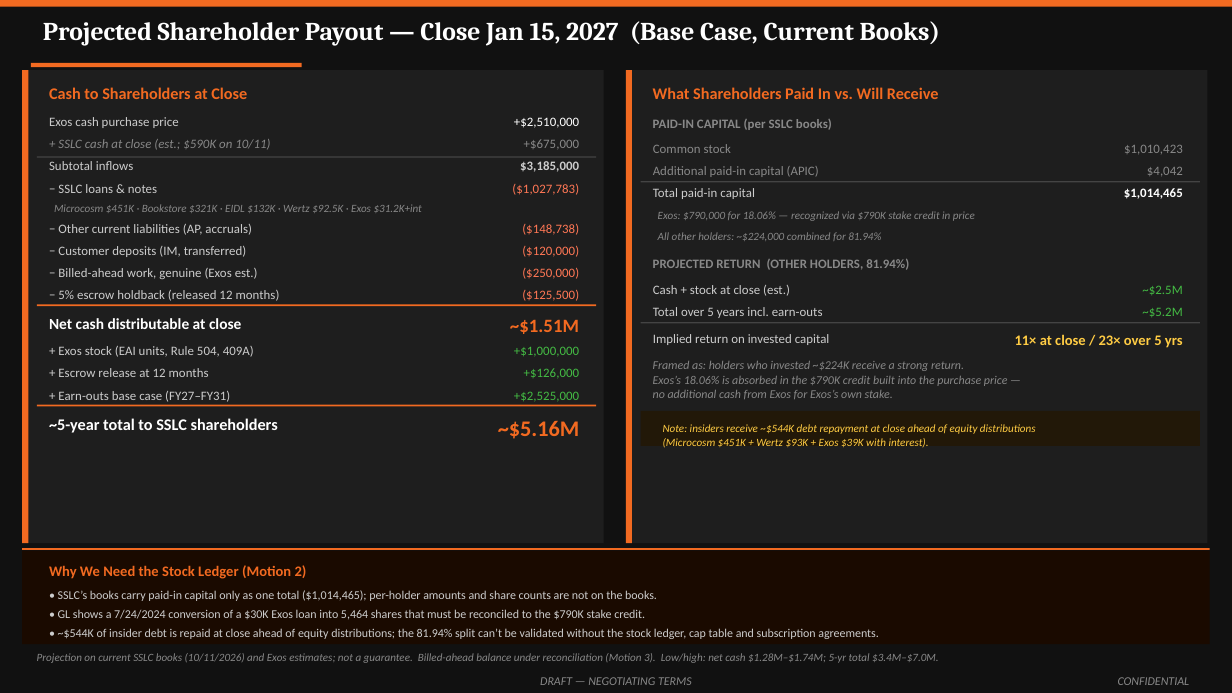
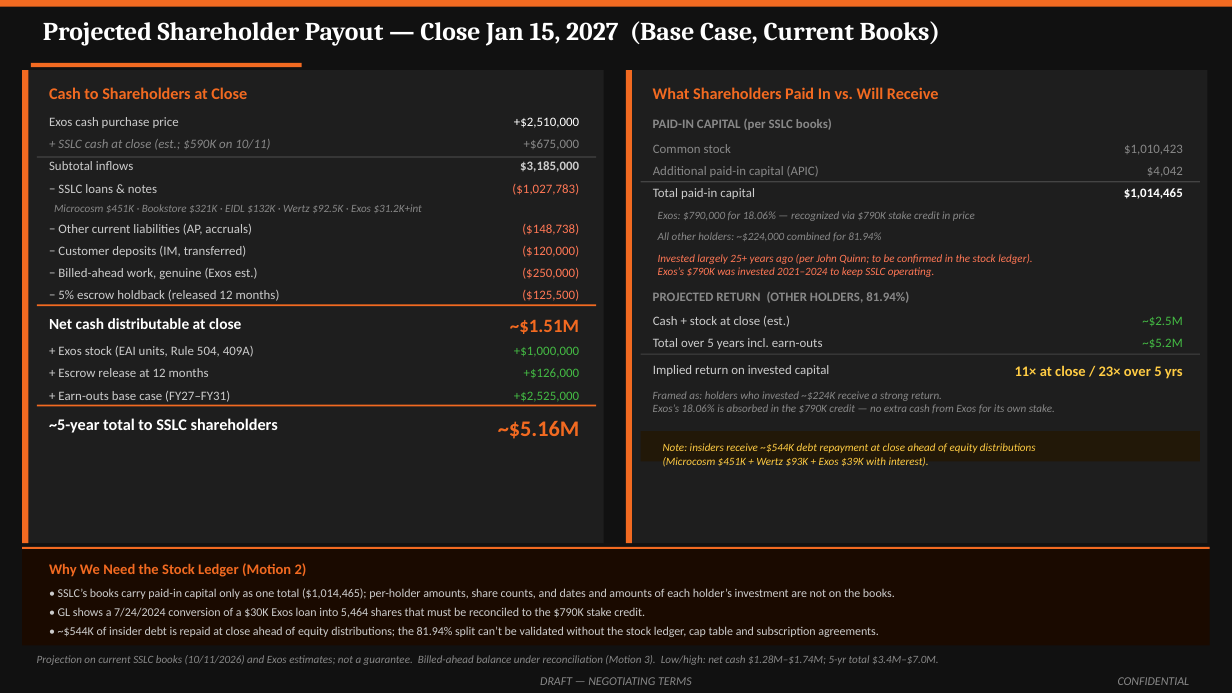
Before and after one commit to ExosAerospace/workspace, a slide deck: slide 11 of drafts/Exos_SSLC_Board_Offer_Overview_2026-10-10_r2.pptx. Drawn at 1232x693 pixels with LibreOffice and Linux fonts; fonts in the diff are those of the drawing. Boxes give left, top, right and bottom in pixels: in the first picture for what was removed or moved away, otherwise in the second. Text is boxed around its words. In the diff, an @@ line names an element or a change of style, - is before the commit and + after.

```diff
--- a/drafts/Exos_SSLC_Board_Offer_Overview_2026-10-10_r2.pptx
+++ b/drafts/Exos_SSLC_Board_Offer_Overview_2026-10-10_r2.pptx
@@ text added at (658, 254, 1032, 277), 6.5 pt, text #FF7755, italic @@
+Invested largely 25+ years ago (per John Quinn; to be confirmed in the stock ledger).
+Exos’s $790K was invested 2021–2024 to keep SSLC operating.
@@ text "PROJECTED RETURN (OTHER HOLDERS, 81.94%)": place and size @@
-text "PROJECTED RETURN (OTHER HOLDERS, 81.94%)" at (653, 259, 909, 270)
+text "PROJECTED RETURN (OTHER HOLDERS, 81.94%)" at (653, 292, 909, 303)
@@ 6 texts, 1 rectangle: place and size @@
-6 texts, 1 rectangle at (641, 285, 1200, 348)
+6 texts, 1 rectangle at (641, 316, 1200, 379)
@@ text at (653, 391, 1055, 413): text changed; size 7 to 6.5 pt @@
-Framed as: holders who invested ~$224K receive a strong return.
-Exos’s 18.06% is absorbed in the $790K credit built into the purchase price —
-no additional cash from Exos for Exos’s own stake.
+Framed as: holders who invested ~$224K receive a strong return.
+Exos’s 18.06% is absorbed in the $790K credit — no extra cash from Exos for its own stake.
@@ rectangle: place and size @@
-rectangle at (641, 410, 1200, 445)
+rectangle at (641, 431, 1200, 461)
@@ text "Note: insiders receive ~$544K debt ...": place and size @@
-text "Note: insiders receive ~$544K debt ..." at (663, 424, 1036, 448)
+text "Note: insiders receive ~$544K debt ..." at (663, 443, 1036, 467)
@@ rectangle: place and size @@
-rectangle at (22, 551, 1210, 644)
+rectangle at (22, 547, 1210, 548)
@@ rectangle at (22, 547, 1210, 548): fill #1A0A00 to #F26A21 @@
@@ rectangle: place and size @@
-rectangle at (22, 548, 1210, 549)
+rectangle at (22, 549, 1210, 646)
@@ rectangle at (22, 549, 1210, 646): fill #F26A21 to #1A0A00 @@
@@ text at (58, 588, 895, 599): text changed @@
-• SSLC’s books carry paid-in capital only as one total ($1,014,465); per-holder amounts and share counts are not on the books.
+• SSLC’s books carry paid-in capital only as one total ($1,014,465); per-holder amounts, share counts, and dates and amounts of each holder’s investment are not on the books.
```
Also in this commit, not shown: 2 other files.
